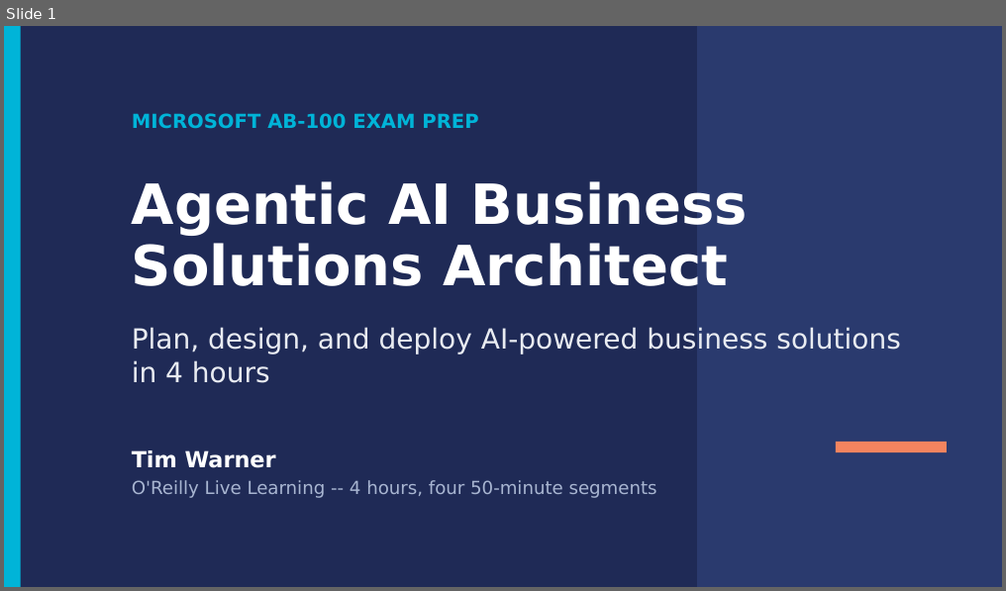
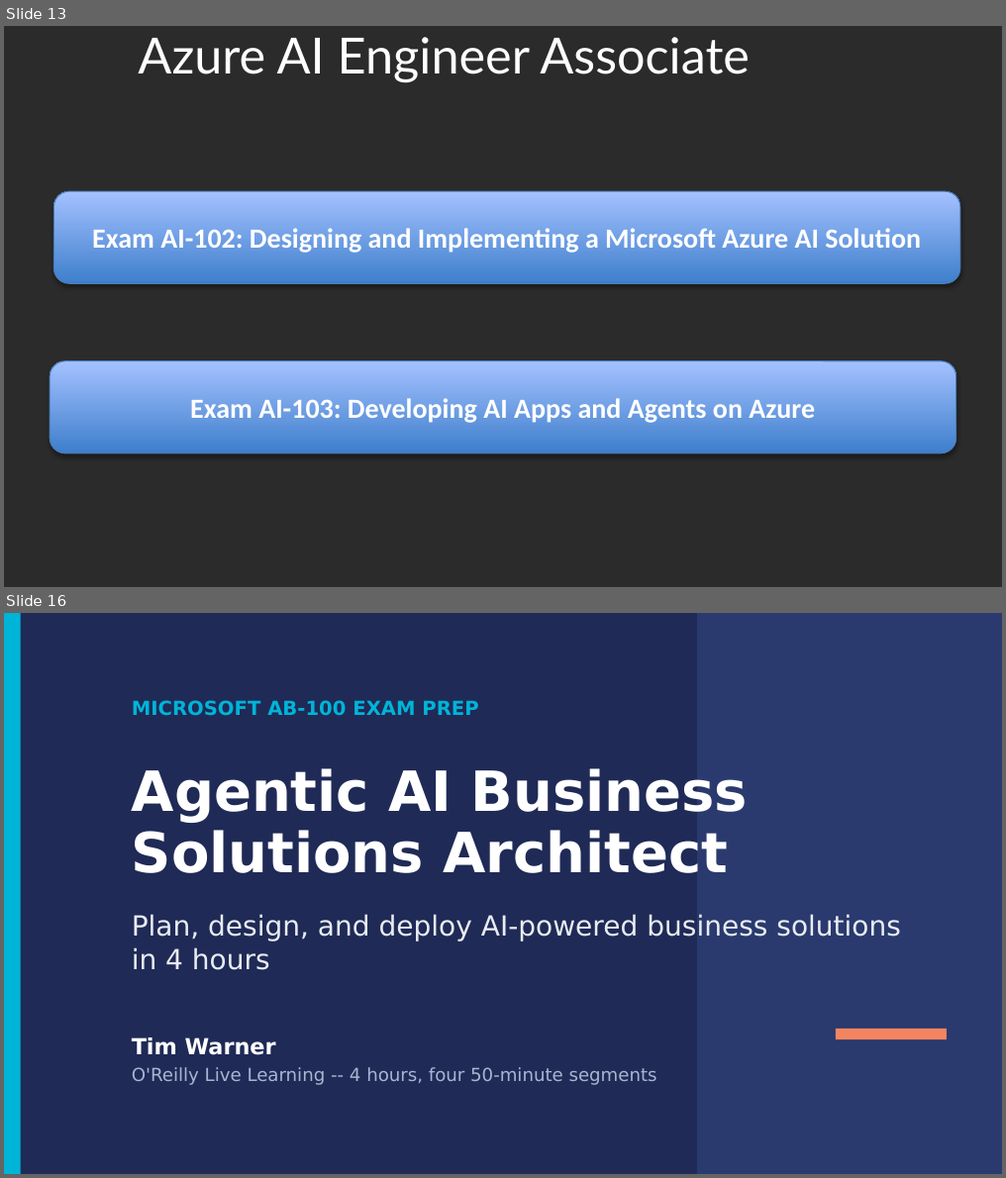
Before and after one commit to timothywarner-org/ab100, a slide deck: docs/ab100-course-deck-april-2026.pptx. Shown one above the other, each under a label of ours: slide 1 before the commit, slides 13 and 16 after it; the slides between them are not shown. The pictures are 1006x591 and 1006x1178 pixels, drawn with LibreOffice and Linux fonts; fonts in the diff are those of the drawing; background and template pictures are left out; a plain dark background stands for a picture behind light text. Boxes give left, top, right and bottom in pixels: in the first picture for what was removed or moved away, otherwise in the second. Text is boxed around its words. In the diff, an @@ line names an element or a change of style, - is before the commit and + after.

```diff
--- a/docs/ab100-course-deck-april-2026.pptx
+++ b/docs/ab100-course-deck-april-2026.pptx
@@ slide 13 added at (4, 26, 1002, 587), background picture (left out) @@
@@ title added at (138, 37, 749, 82), 36 pt, text #FFFFFF @@
+Azure AI Engineer Associate
@@ rounded rectangle added at (54, 191, 960, 283), fill gradient #3F80CE to #A4C4FF, outline #4B7EBC 0.75 pt, 20 pt, text #FFFFFF, bold @@
+Exam AI-102: Designing and Implementing a Microsoft Azure AI Solution
@@ rounded rectangle added at (50, 362, 956, 453), fill gradient #3F80CE to #A4C4FF, outline #4B7EBC 0.75 pt, 20 pt, text #FFFFFF, bold @@
+Exam AI-103: Developing AI Apps and Agents on Azure
@@ what was slide 1 is now slide 16 @@
```
Also in this commit, not shown: 14 other slides added.
